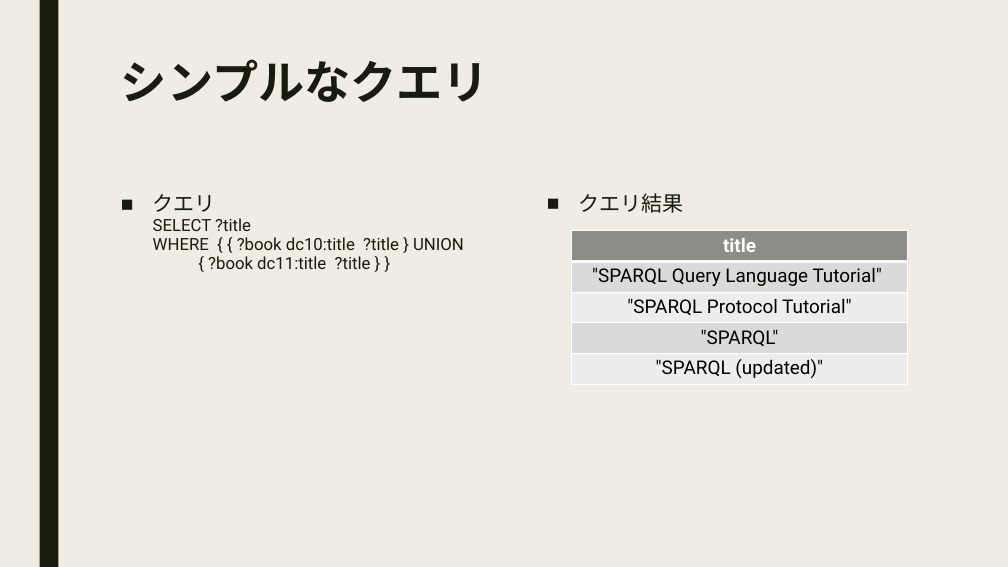
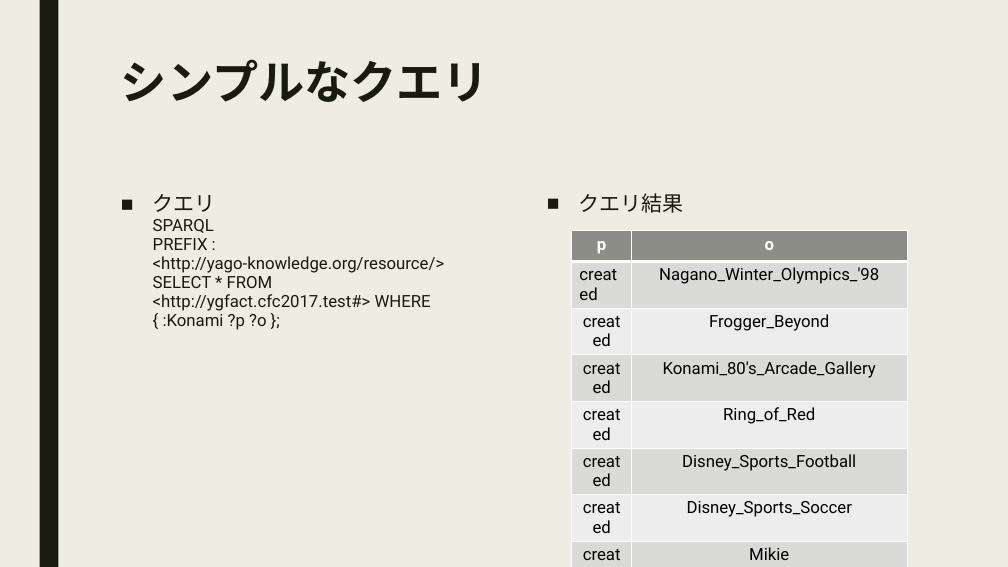
Before and after one commit to zambendorf/cfc2017aug, a slide deck: slide 37 of doc/cfc-20170805a.pptx. Drawn at 1008x567 pixels with LibreOffice and Linux fonts; fonts in the diff are those of the drawing. Boxes give left, top, right and bottom in pixels: in the first picture for what was removed or moved away, otherwise in the second. Text is boxed around its words. In the diff, an @@ line names an element or a change of style, - is before the commit and + after.

```diff
--- a/doc/cfc-20170805a.pptx
+++ b/doc/cfc-20170805a.pptx
@@ text at box(153, 194, 445, 330): text changed @@
-■ クエリ
-  SELECT ?title
-  WHERE { { ?book dc10:title ?title } UNION
-  { ?book dc11:title ?title } }
+■ クエリ
+  SPARQL
+  PREFIX : <http://yago-knowledge.org/resource/> SELECT * FROM <http://ygfact.cfc2017.test#> WHERE { :Konami ?p ?o };
@@ table at box(572, 231, 907, 564) @@
-title
-"SPARQL Query Language Tutorial"
-"SPARQL Protocol Tutorial"
-"SPARQL"
-"SPARQL (updated)"
+p | o
+created | Nagano_Winter_Olympics_'98
+created | Frogger_Beyond
+created | Konami_80's_Arcade_Gallery
+created | Ring_of_Red
+created | Disney_Sports_Football
+created | Disney_Sports_Soccer
+created | Mikie
+created | TwinBee_Yahho!
```
Also in this commit, not shown: 9 other slides changed, 7 slides added, 3 slides removed, 4 other files.
